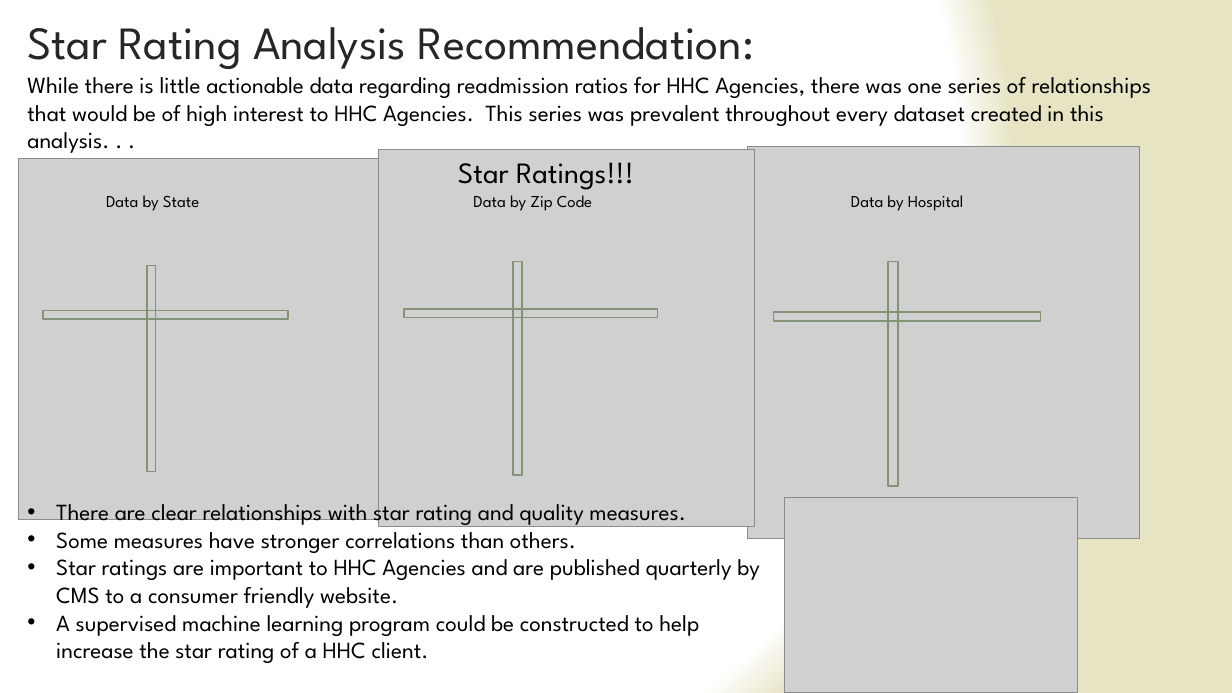
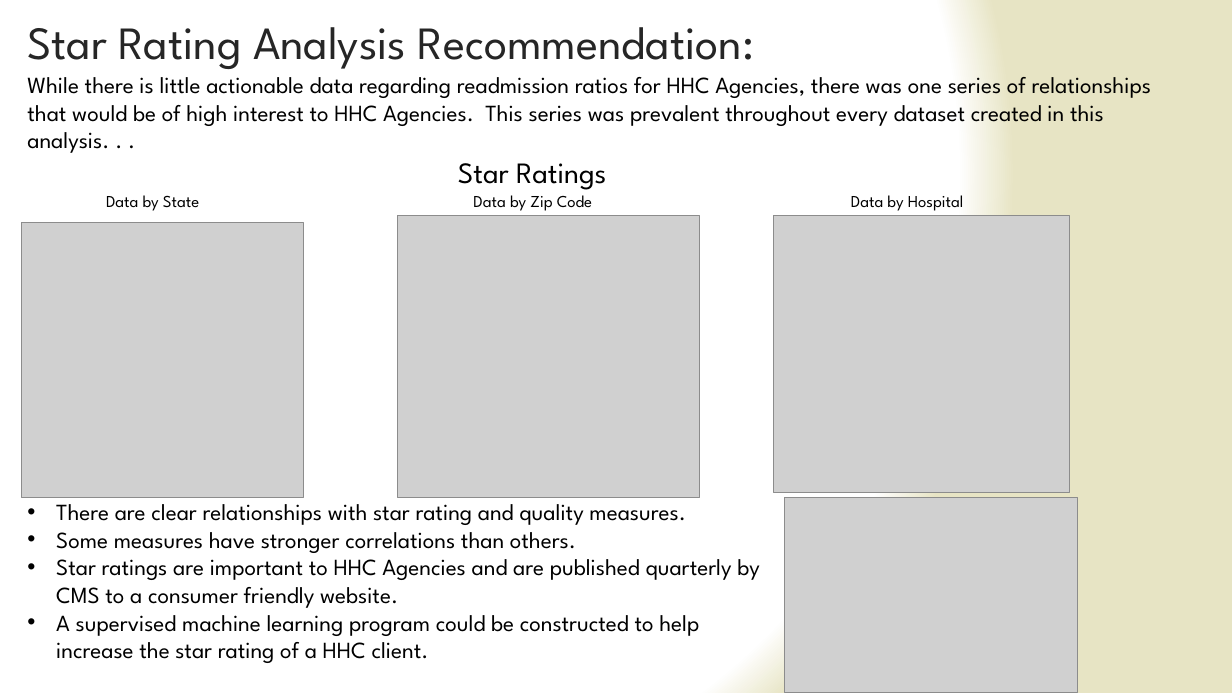
Before and after one commit to jsking751/Capstone_1, a slide deck: slide 11 of Capstone_1_Slide_Deck.pptx. Drawn at 1232x693 pixels with LibreOffice and Linux fonts; fonts in the diff are those of the drawing; grey boxes stand for pictures. Boxes give left, top, right and bottom in pixels: in the first picture for what was removed or moved away, otherwise in the second. Text is boxed around its words. In the diff, an @@ line names an element or a change of style, - is before the commit and + after.

```diff
--- a/Capstone_1_Slide_Deck.pptx
+++ b/Capstone_1_Slide_Deck.pptx
@@ text at box(458, 163, 606, 190): text changed @@
-Star Ratings!!!
+Star Ratings
@@ picture: place and size @@
-picture at box(18, 159, 380, 520)
+picture at box(21, 222, 303, 497)
@@ picture: place and size @@
-picture at box(378, 150, 754, 526)
+picture at box(397, 216, 700, 497)
@@ picture: place and size @@
-picture at box(748, 147, 1140, 539)
+picture at box(774, 216, 1069, 494)
@@ rectangle removed at box(147, 265, 155, 471) @@
@@ rectangle removed at box(513, 262, 522, 475) @@
@@ rectangle removed at box(888, 262, 897, 486) @@
@@ rectangle removed at box(43, 311, 288, 319) @@
@@ rectangle removed at box(404, 310, 657, 318) @@
@@ rectangle removed at box(774, 311, 1041, 321) @@
```
Also in this commit, not shown: 9 other slides changed.
